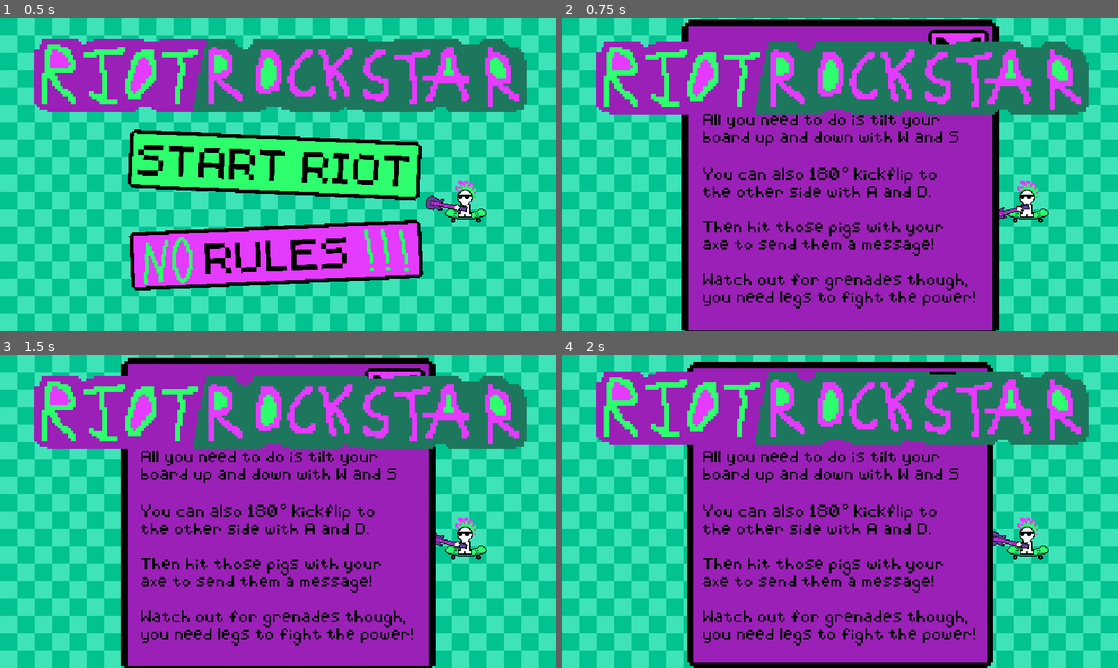
Above: before the commit, frames 1-4 (two rows, left to right).
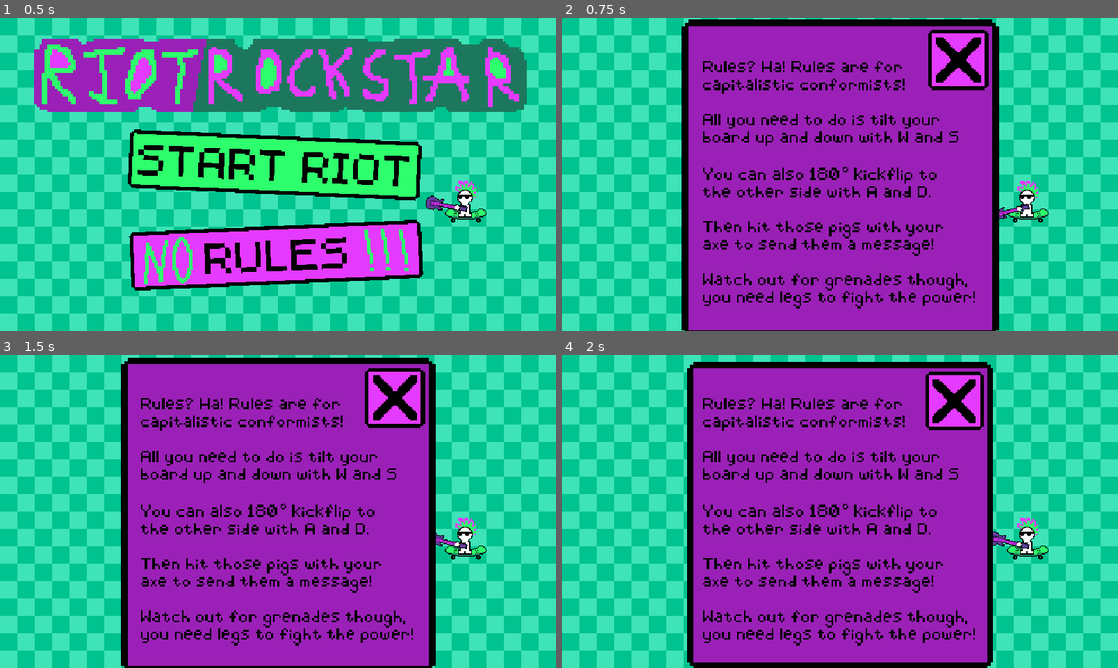
Above: after the commit, the same moments.

Repository: KyleTiley/PlayfulAnarchy
Game: Godot game, scene res://main.tscn
Two runs of this game, one before a commit and one after it. Both use one fixed random seed, a clock stepped at 60 frames per second and the inputs below.
Inputs:
- Up to frame 1 (0.5 s): no input
- Up to frame 2 (0.75 s): click "RULES" at 0.5 s
- Up to frame 3 (1.5 s): click "START RIOT" at 1.25 s
- Up to frame 4 (2 s): no input

Frame 1 is identical in both runs. In frame 2, 18% of the frame differs, in the area x 6-95%, y 7-31%; in frame 3, 18%, in the area x 6-95%, y 6-30%; in frame 4, 18%.

Commit message:
ui fix

Diff:
--- a/Menu.gd
+++ b/Menu.gd
@@ -7,8 +7,10 @@
 
 func _on_rules_button_pressed():
 	$Rules.show()
+	$TextureRect.hide()
 	$"../UI_Click".play()
 
 func _on_close_button_pressed():
 	$Rules.hide()
+	$TextureRect.show()
 	$"../UI_Click".play()
--- a/main.tscn
+++ b/main.tscn
@@ -27,6 +27,33 @@
 [sub_resource type="RectangleShape2D" id="RectangleShape2D_3occi"]
 size = Vector2(640, 20)
 
+[sub_resource type="Animation" id="Animation_bavsu"]
+length = 0.001
+tracks/0/type = "value"
+tracks/0/imported = false
+tracks/0/enabled = true
+tracks/0/path = NodePath("TryAgain:scale")
+tracks/0/interp = 1
+tracks/0/loop_wrap = true
+tracks/0/keys = {
+"times": PackedFloat32Array(0),
+"transitions": PackedFloat32Array(1),
+"update": 0,
+"values": [Vector2(1.5, 1.5)]
+}
+tracks/1/type = "value"
+tracks/1/imported = false
+tracks/1/enabled = true
+tracks/1/path = NodePath("TryAgain:rotation")
+tracks/1/interp = 1
+tracks/1/loop_wrap = true
+tracks/1/keys = {
+"times": PackedFloat32Array(0),
+"transitions": PackedFloat32Array(1),
+"update": 0,
+"values": [0.0]
+}
+
 [sub_resource type="Animation" id="Animation_2vm3t"]
 resource_name = "button"
 length = 2.0
@@ -56,37 +83,85 @@
 "values": [0.0, 0.0872665, 0.0, -0.0872665, 0.0]
 }
 
-[sub_resource type="Animation" id="Animation_bavsu"]
+[sub_resource type="AnimationLibrary" id="AnimationLibrary_ihhnj"]
+_data = {
+"RESET": SubResource("Animation_bavsu"),
+"button": SubResource("Animation_2vm3t")
+}
+
+[sub_resource type="Animation" id="Animation_i5atd"]
 length = 0.001
 tracks/0/type = "value"
 tracks/0/imported = false
 tracks/0/enabled = true
-tracks/0/path = NodePath("TryAgain:scale")
+tracks/0/path = NodePath("PlayButton:scale")
 tracks/0/interp = 1
 tracks/0/loop_wrap = true
 tracks/0/keys = {
 "times": PackedFloat32Array(0),
 "transitions": PackedFloat32Array(1),
 "update": 0,
-"values": [Vector2(1.5, 1.5)]
+"values": [Vector2(2, 2)]
 }
 tracks/1/type = "value"
 tracks/1/imported = false
 tracks/1/enabled = true
-tracks/1/path = NodePath("TryAgain:rotation")
+tracks/1/path = NodePath("PlayButton:rotation")
 tracks/1/interp = 1
 tracks/1/loop_wrap = true
 tracks/1/keys = {
 "times": PackedFloat32Array(0),
 "transitions": PackedFloat32Array(1),
 "update": 0,
+"values": [0.0872665]
+}
+tracks/2/type = "value"
+tracks/2/imported = false
+tracks/2/enabled = true
+tracks/2/path = NodePath("RulesButton:rotation")
+tracks/2/interp = 1
+tracks/2/loop_wrap = true
+tracks/2/keys = {
+"times": PackedFloat32Array(0),
+"transitions": PackedFloat32Array(1),
+"update": 0,
 "values": [0.0]
 }
-
-[sub_resource type="AnimationLibrary" id="AnimationLibrary_ihhnj"]
-_data = {
-"RESET": SubResource("Animation_bavsu"),
-"button": SubResource("Animation_2vm3t")
+tracks/3/type = "value"
+tracks/3/imported = false
+tracks/3/enabled = true
+tracks/3/path = NodePath("RulesButton:scale")
+tracks/3/interp = 1
+tracks/3/loop_wrap = true
+tracks/3/keys = {
+"times": PackedFloat32Array(0),
+"transitions": PackedFloat32Array(1),
+"update": 0,
+"values": [Vector2(2, 2)]
+}
+tracks/4/type = "value"
+tracks/4/imported = false
+tracks/4/enabled = true
+tracks/4/path = NodePath("Rules/Border:scale")
+tracks/4/interp = 1
+tracks/4/loop_wrap = true
+tracks/4/keys = {
+"times": PackedFloat32Array(0),
+"transitions": PackedFloat32Array(1),
+"update": 0,
+"values": [Vector2(1, 1)]
+}
+tracks/5/type = "value"
+tracks/5/imported = false
+tracks/5/enabled = true
+tracks/5/path = NodePath("TextureRect:position")
+tracks/5/interp = 1
+tracks/5/loop_wrap = true
+tracks/5/keys = {
+"times": PackedFloat32Array(0),
+"transitions": PackedFloat32Array(1),
+"update": 0,
+"values": [Vector2(39, 15)]
 }
 
 [sub_resource type="Animation" id="Animation_xuafj"]
@@ -164,81 +239,6 @@
 "transitions": PackedFloat32Array(1, 1, 1, 1, 1),
 "update": 0,
 "values": [Vector2(39, 15), Vector2(39, 25), Vector2(39, 15), Vector2(39, 5), Vector2(39, 15)]
-}
-
-[sub_resource type="Animation" id="Animation_i5atd"]
-length = 0.001
-tracks/0/type = "value"
-tracks/0/imported = false
-tracks/0/enabled = true
-tracks/0/path = NodePath("PlayButton:scale")
-tracks/0/interp = 1
-tracks/0/loop_wrap = true
-tracks/0/keys = {
-"times": PackedFloat32Array(0),
-"transitions": PackedFloat32Array(1),
-"update": 0,
-"values": [Vector2(2, 2)]
-}
-tracks/1/type = "value"
-tracks/1/imported = false
-tracks/1/enabled = true
-tracks/1/path = NodePath("PlayButton:rotation")
-tracks/1/interp = 1
-tracks/1/loop_wrap = true
-tracks/1/keys = {
-"times": PackedFloat32Array(0),
-"transitions": PackedFloat32Array(1),
-"update": 0,
-"values": [0.0872665]
-}
-tracks/2/type = "value"
-tracks/2/imported = false
-tracks/2/enabled = true
-tracks/2/path = NodePath("RulesButton:rotation")
-tracks/2/interp = 1
-tracks/2/loop_wrap = true
-tracks/2/keys = {
-"times": PackedFloat32Array(0),
-"transitions": PackedFloat32Array(1),
-"update": 0,
-"values": [0.0]
-}
-tracks/3/type = "value"
-tracks/3/imported = false
-tracks/3/enabled = true
-tracks/3/path = NodePath("RulesButton:scale")
-tracks/3/interp = 1
-tracks/3/loop_wrap = true
-tracks/3/keys = {
-"times": PackedFloat32Array(0),
-"transitions": PackedFloat32Array(1),
-"update": 0,
-"values": [Vector2(2, 2)]
-}
-tracks/4/type = "value"
-tracks/4/imported = false
-tracks/4/enabled = true
-tracks/4/path = NodePath("Rules/Border:scale")
-tracks/4/interp = 1
-tracks/4/loop_wrap = true
-tracks/4/keys = {
-"times": PackedFloat32Array(0),
-"transitions": PackedFloat32Array(1),
-"update": 0,
-"values": [Vector2(1, 1)]
-}
-tracks/5/type = "value"
-tracks/5/imported = false
-tracks/5/enabled = true
-tracks/5/path = NodePath("TextureRect:position")
-tracks/5/interp = 1
-tracks/5/loop_wrap = true
-tracks/5/keys = {
-"times": PackedFloat32Array(0),
-"transitions": PackedFloat32Array(1),
-"update": 0,
-"values": [Vector2(39, 15)]
 }
 
 [sub_resource type="AnimationLibrary" id="AnimationLibrary_fje6x"]
